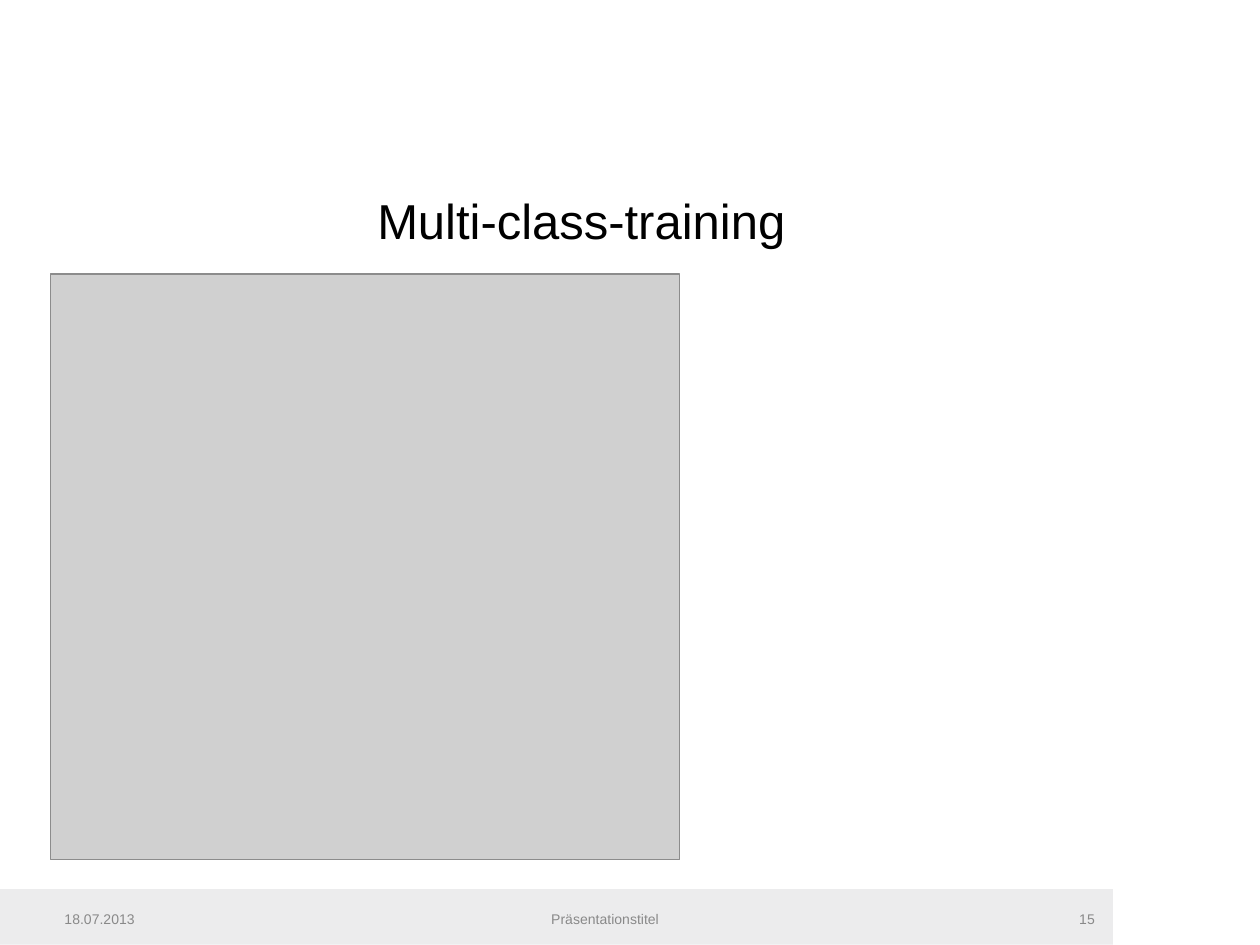
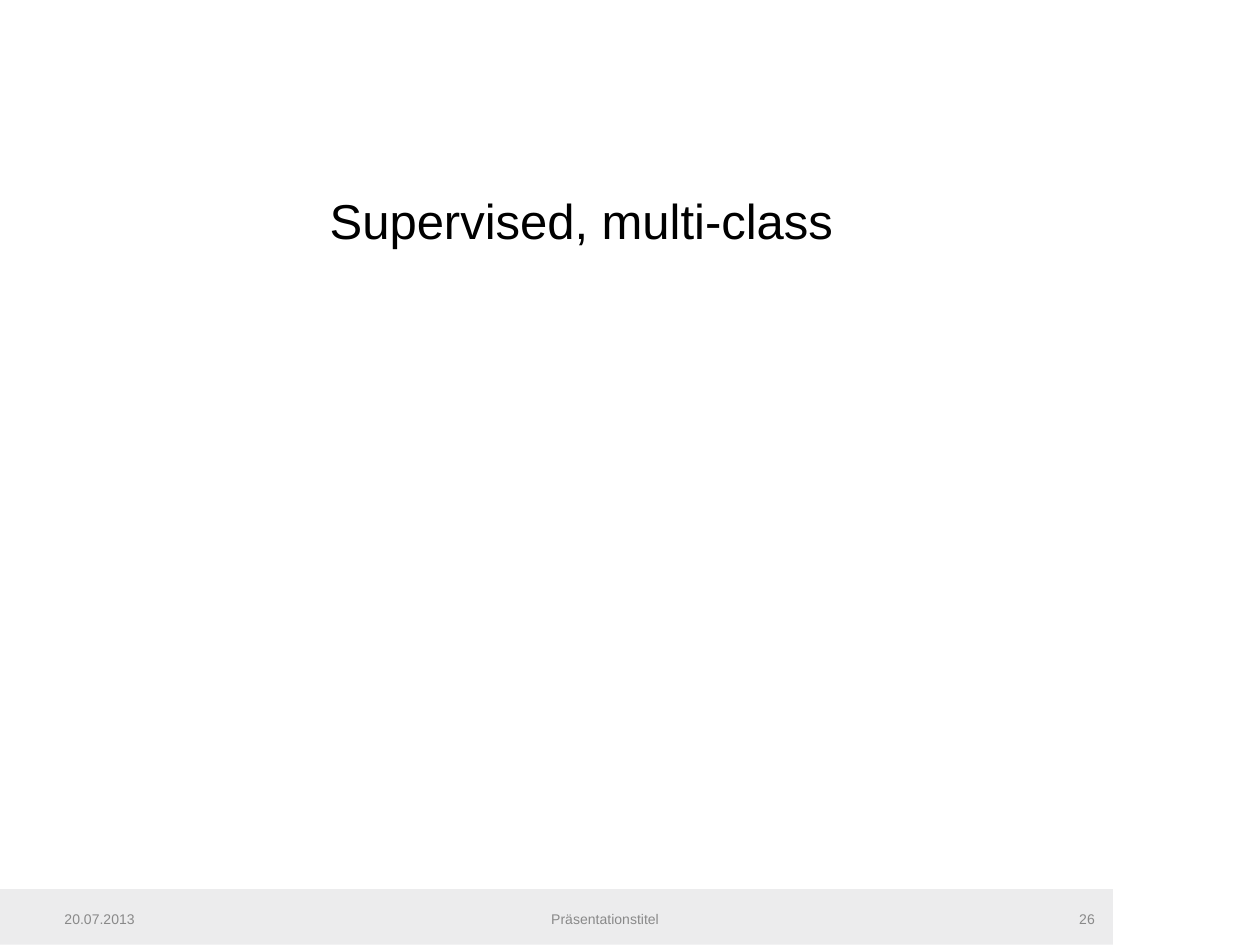
Before and after one commit to fera0013/MasterThesis, a slide deck: slide 26 of Documentation/SemiSupervisedMethodsInConditionMonitoring.pptx (slide 15 before the commit). Drawn at 1260x945 pixels with LibreOffice and Linux fonts; fonts in the diff are those of the drawing; grey boxes stand for pictures; background and template pictures are left out. Boxes give left, top, right and bottom in pixels: in the first picture for what was removed or moved away, otherwise in the second. Text is boxed around its words. In the diff, an @@ line names an element or a change of style, - is before the commit and + after.

```diff
--- a/Documentation/SemiSupervisedMethodsInConditionMonitoring.pptx
+++ b/Documentation/SemiSupervisedMethodsInConditionMonitoring.pptx
@@ text at (x1=330, y1=203, x2=833, y2=250): text changed @@
-Multi-class-training
+Supervised, multi-class
@@ picture removed at (x1=50, y1=275, x2=679, y2=859) @@
@@ text at (x1=64, y1=914, x2=134, y2=924): text changed @@
-18.07.2013
+20.07.2013
@@ page number at (x1=1079, y1=914, x2=1095, y2=924): text changed @@
-15
+26
```
Also in this commit, not shown: 47 other slides changed, 20 slides added, 2 other files.
